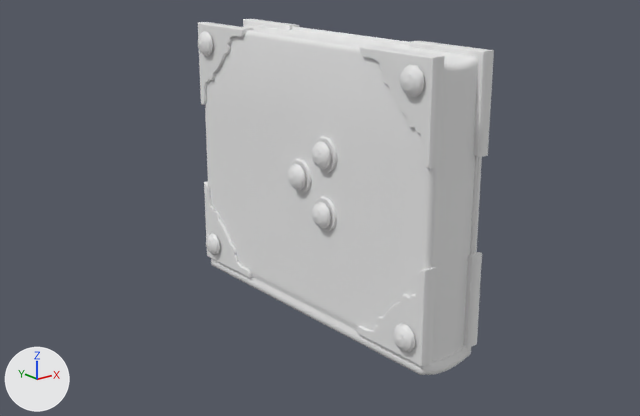
The glTF model Project/interface/menu/options/environment/model/ControlBook.gltf as it was, and as the next commit left it.
Rendered twice from a 50 mm camera at (-5.87, -7.23, 3.87) aimed at (-0.1, -0.01, 0.98). Every picture has the same lights, and +X, +Y and +Z are marked at lower left. Where no turn or scale is listed for an object, it has been applied to the vertices.

In view in the first picture: 'obj_book01_Mesh_0001', 'obj_book01_Mesh_0003', 'obj_book01_Mesh_0006', 'obj_book01_Mesh_0009'.
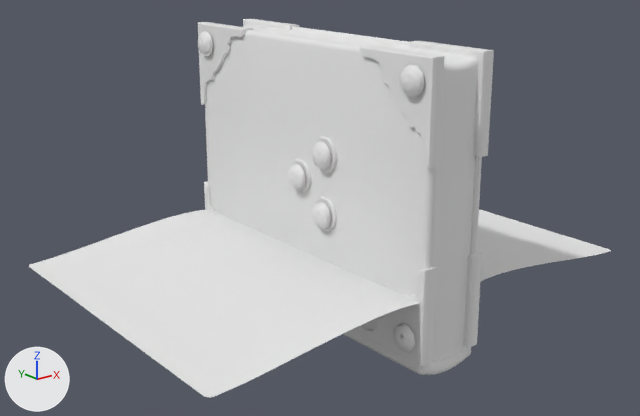
The newer file is also rescaled (x1.25), turned or shifted as a whole; pictures and numbers use the older file's frame.

What differs and where, as boxes (x1, y1, x2, y2) in the pictures (640 x 416 px):
'MenuOverlay', added
    after: (29, 209, 611, 398)

Edits to the bpy script that builds the scene:
```text
Add mat_menu_overlay:
    mat_menu_overlay = bpy.data.materials.new('Menu Overlay')
    # nodes: BsdfPrincipled, Math, Mix, OutputMaterial, VertexColor
    # colours: white #e7e7e7
Add me_pagemesh_002:
    me_pagemesh_002.from_pydata(...)  # 184 vertices, 276 faces; spans x -2.7..2.72, y -1.85..1.88, z 0.37..0.57
    me_pagemesh_002.materials.append(mat_menu_overlay)
Add ob_menuoverlay:
    ob_menuoverlay = bpy.data.objects.new('MenuOverlay', me_pagemesh_002)
    ob_menuoverlay.location = (0.0, 0.0, 0.0)
```
